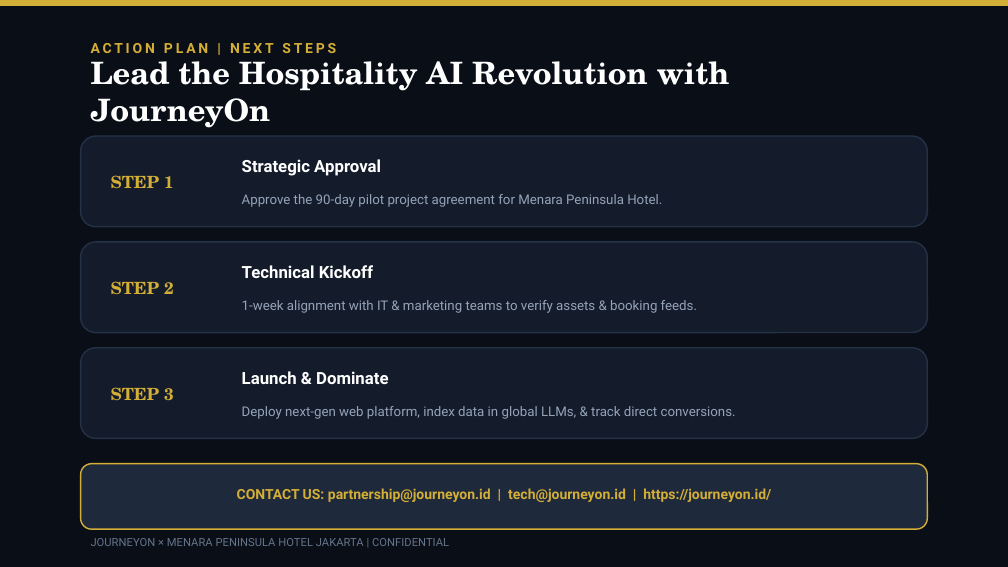
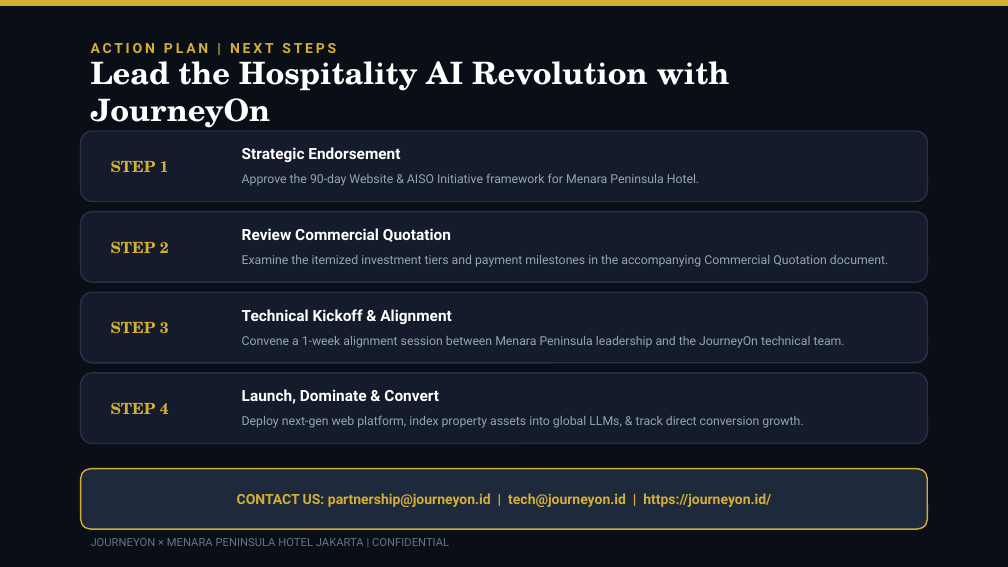
Before and after one commit to arbuuuud/menarapeninsula, a slide deck: slide 13 of PITCH_DECK_MENARA_PENINSULA_AISO.pptx. Drawn at 1008x567 pixels with LibreOffice and Linux fonts; fonts in the diff are those of the drawing. Boxes give left, top, right and bottom in pixels: in the first picture for what was removed or moved away, otherwise in the second. Text is boxed around its words. In the diff, an @@ line names an element or a change of style, - is before the commit and + after.

Commit message:
refactor(presentation): regenerate 16:9 PPTX without pricing numbers and align with value creation logic

```diff
--- a/PITCH_DECK_MENARA_PENINSULA_AISO.pptx
+++ b/PITCH_DECK_MENARA_PENINSULA_AISO.pptx
@@ rounded rectangle: place and size @@
-rounded rectangle at bbox=[81, 136, 927, 227]
+rounded rectangle at bbox=[81, 131, 927, 202]
@@ text at bbox=[242, 147, 400, 162]: text changed; size 12 to 11 pt @@
-Strategic Approval
+Strategic Endorsement
@@ text "STEP 1": place and size @@
-text "STEP 1" at bbox=[111, 175, 174, 188]
+text "STEP 1" at bbox=[111, 160, 169, 172]
@@ text at bbox=[242, 173, 699, 186]: text changed; size 9.5 to 8.8 pt @@
-Approve the 90-day pilot project agreement for Menara Peninsula Hotel.
+Approve the 90-day Website & AISO Initiative framework for Menara Peninsula Hotel.
@@ rounded rectangle: place and size @@
-rounded rectangle at bbox=[81, 242, 927, 333]
+rounded rectangle at bbox=[81, 212, 927, 282]
@@ text "STEP 2": place and size @@
-text "STEP 2" at bbox=[111, 281, 174, 294]
+text "STEP 2" at bbox=[111, 241, 169, 253]
@@ text added at bbox=[242, 228, 451, 242], 11 pt, text #FFFFFF, bold @@
+Review Commercial Quotation
@@ text at bbox=[242, 255, 888, 267]: text changed; size 9.5 to 8.8 pt @@
-1-week alignment with IT & marketing teams to verify assets & booking feeds.
+Examine the itemized investment tiers and payment milestones in the accompanying Commercial Quotation document.
@@ rounded rectangle: place and size @@
-rounded rectangle at bbox=[81, 348, 927, 438]
+rounded rectangle at bbox=[81, 292, 927, 363]
@@ size 12 to 11 pt in 3 elements at bbox=[111, 160, 169, 172], bbox=[111, 241, 169, 253], bbox=[111, 321, 169, 333] @@
@@ text "STEP 3": place and size @@
-text "STEP 3" at bbox=[111, 387, 174, 400]
+text "STEP 3" at bbox=[111, 321, 169, 333]
@@ text at bbox=[242, 309, 452, 324]: text changed; size 12 to 11 pt @@
-Technical Kickoff
+Technical Kickoff & Alignment
@@ text added at bbox=[242, 336, 845, 348], 8.8 pt, text #94A3B8 @@
+Convene a 1-week alignment session between Menara Peninsula leadership and the JourneyOn technical team.
@@ rounded rectangle added at bbox=[81, 373, 927, 444], fill #141C2B, outline #243247 1 pt @@
@@ text at bbox=[242, 389, 439, 404]: text changed; size 12 to 11 pt @@
-Launch & Dominate
+Launch, Dominate & Convert
@@ text added at bbox=[111, 402, 169, 414], 11 pt, text #D4AF37, bold @@
+STEP 4
@@ text at bbox=[242, 415, 803, 428]: text changed; size 9.5 to 8.8 pt @@
-Deploy next-gen web platform, index data in global LLMs, & track direct conversions.
+Deploy next-gen web platform, index property assets into global LLMs, & track direct conversion growth.
@@ rounded rectangle: place and size @@
-rounded rectangle at bbox=[81, 464, 927, 529]
+rounded rectangle at bbox=[81, 469, 927, 529]
@@ text "CONTACT US: partnership@journeyon.id | tech@journeyon.id ...": place and size @@
-text "CONTACT US: partnership@journeyon.id | tech@journeyon.id ..." at bbox=[237, 488, 771, 502]
+text "CONTACT US: partnership@journeyon.id | tech@journeyon.id ..." at bbox=[237, 493, 771, 507]
```
Also in this commit, not shown: 5 other slides changed, 1 other file.
